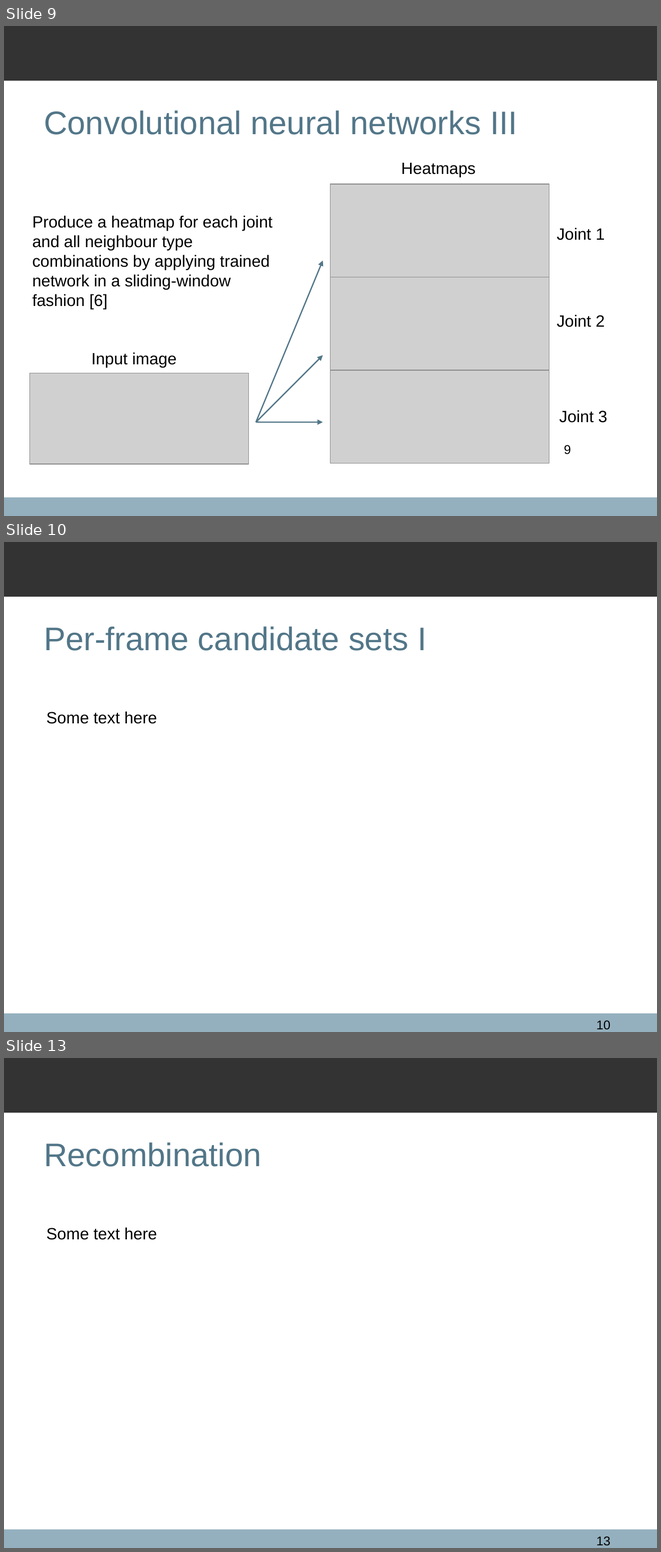
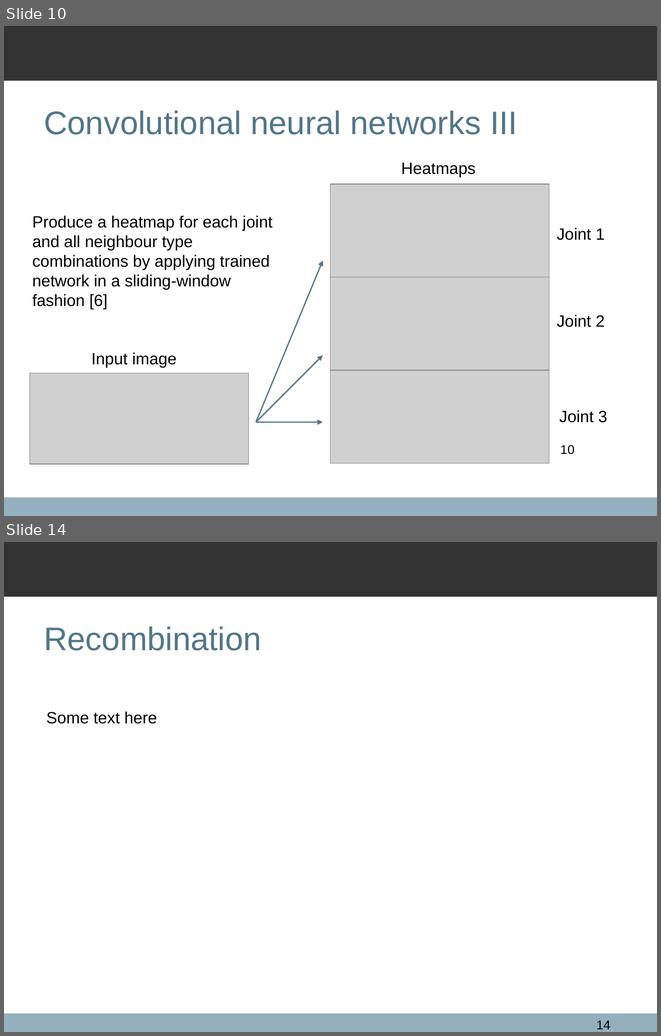
Before and after one commit to qxcv/comp2560, a slide deck: presentation/presentation.odp. Shown one above the other, each under a label of ours: slides 9, 10 and 13 before the commit, slides 10 and 14 after it; the slides between them are not shown. The pictures are 661x1552 and 661x1036 pixels, drawn with LibreOffice and Linux fonts; fonts in the diff are those of the drawing; grey boxes stand for pictures; background and template pictures are left out. Boxes give left, top, right and bottom in pixels: in the first picture for what was removed or moved away, otherwise in the second. Text is boxed around its words. In the diff, an @@ line names an element or a change of style, - is before the commit and + after.

```diff
--- a/presentation/presentation.odp
+++ b/presentation/presentation.odp
@@ slide 10 removed at (4, 542, 657, 1032), background #FFFFFF; not listed: 2 template elements that a slide beside it also shows @@
@@ title removed at (44, 626, 426, 651) @@
-Per-frame candidate sets I
@@ text removed at (46, 711, 157, 724) @@
-Some text here
@@ page number removed at (597, 1020, 611, 1029) @@
-10
@@ what was slide 9 is now slide 10 @@
@@ page number at (560, 445, 575, 454): text changed @@
-9
+10
@@ what was slide 13 is now slide 14 @@
@@ page number at (597, 1020, 611, 1029): text changed @@
-13
+14
```
Also in this commit, not shown: 3 slides changed, 3 slides added, 1 other slide removed, 3 other files.
